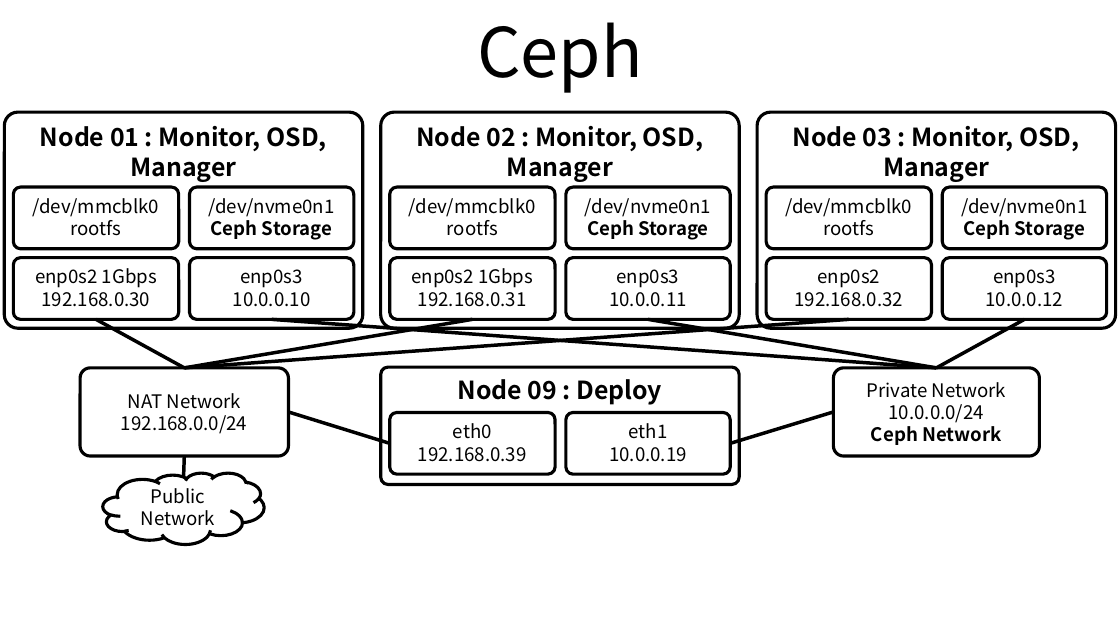
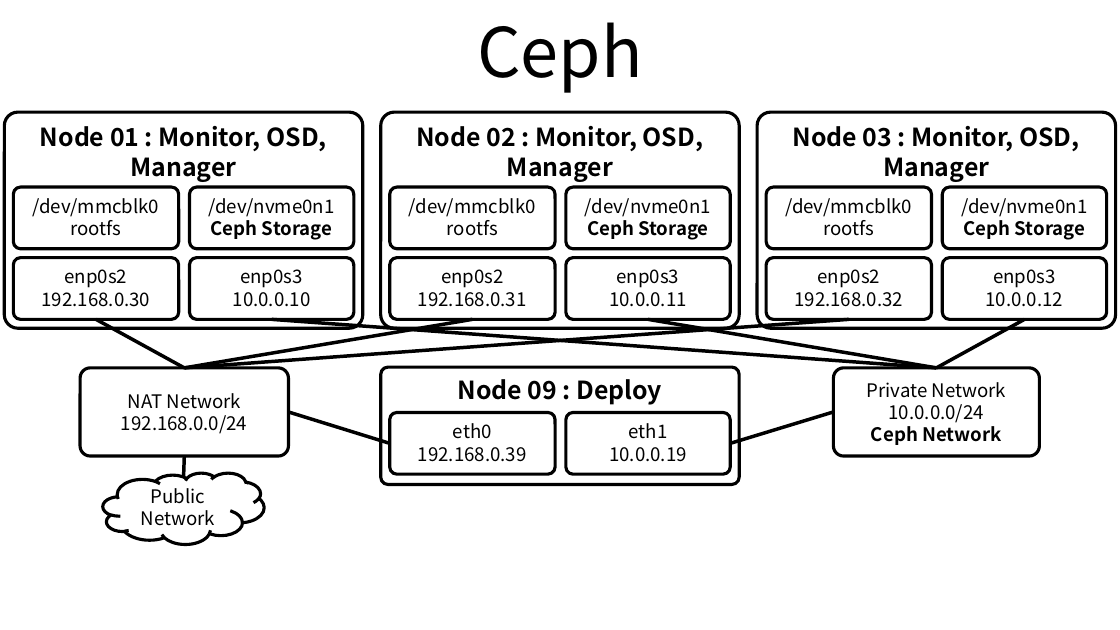
Before and after one commit to ssup2/blog-old, a slide deck: slide 1 of images/record/Ceph_Install_ceph-deploy_Ubuntu_18.04_ODROID-H2_Cluster/Ceph_Install_Ubuntu_18.04_ODROID-H2_Cluster.pptx. Drawn at 1120x630 pixels with LibreOffice and Linux fonts; fonts in the diff are those of the drawing. Boxes give left, top, right and bottom in pixels: in the first picture for what was removed or moved away, otherwise in the second. Text is boxed around its words. In the diff, an @@ line names an element or a change of style, - is before the commit and + after.

```diff
--- a/images/record/Ceph_Install_ceph-deploy_Ubuntu_18.04_ODROID-H2_Cluster/Ceph_Install_Ubuntu_18.04_ODROID-H2_Cluster.pptx
+++ b/images/record/Ceph_Install_ceph-deploy_Ubuntu_18.04_ODROID-H2_Cluster/Ceph_Install_Ubuntu_18.04_ODROID-H2_Cluster.pptx
@@ text in rounded rectangle at box(42, 269, 151, 307): text changed @@
-enp0s2 1Gbps
-192.168.0.30
+enp0s2 192.168.0.30
@@ text in rounded rectangle at box(441, 269, 504, 288): text changed @@
-enp0s2 1Gbps
+enp0s2
```
Also in this commit, not shown: 5 other files.
